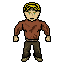
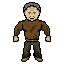
Layers edited between the first and the second w=64, h=64 image:
painted on "Layer copy" over left=15, top=3, right=49, bottom=39
